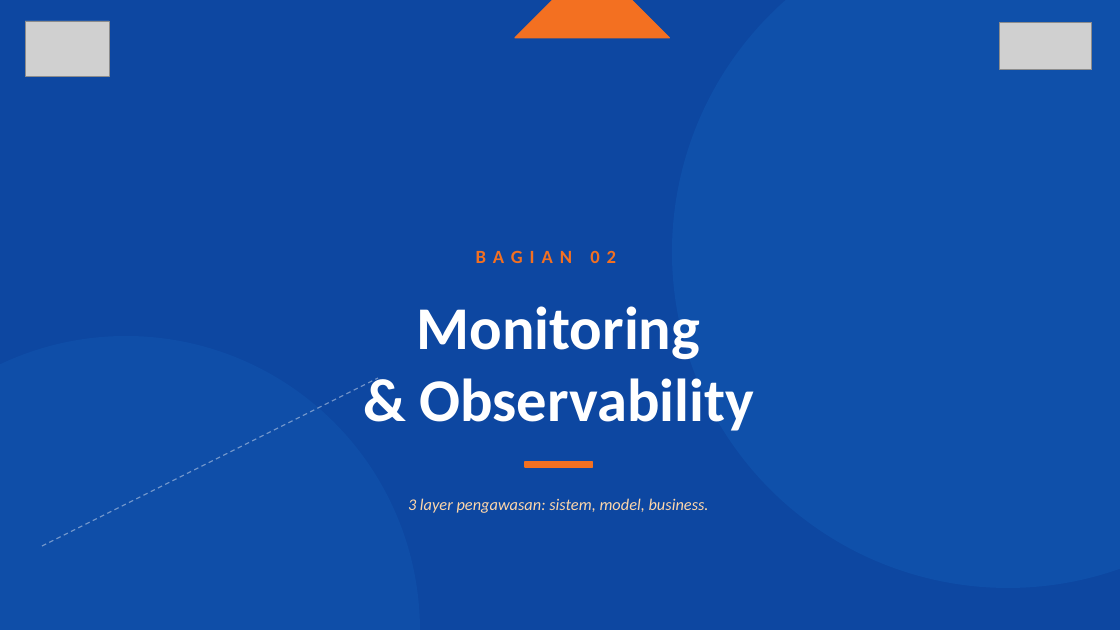
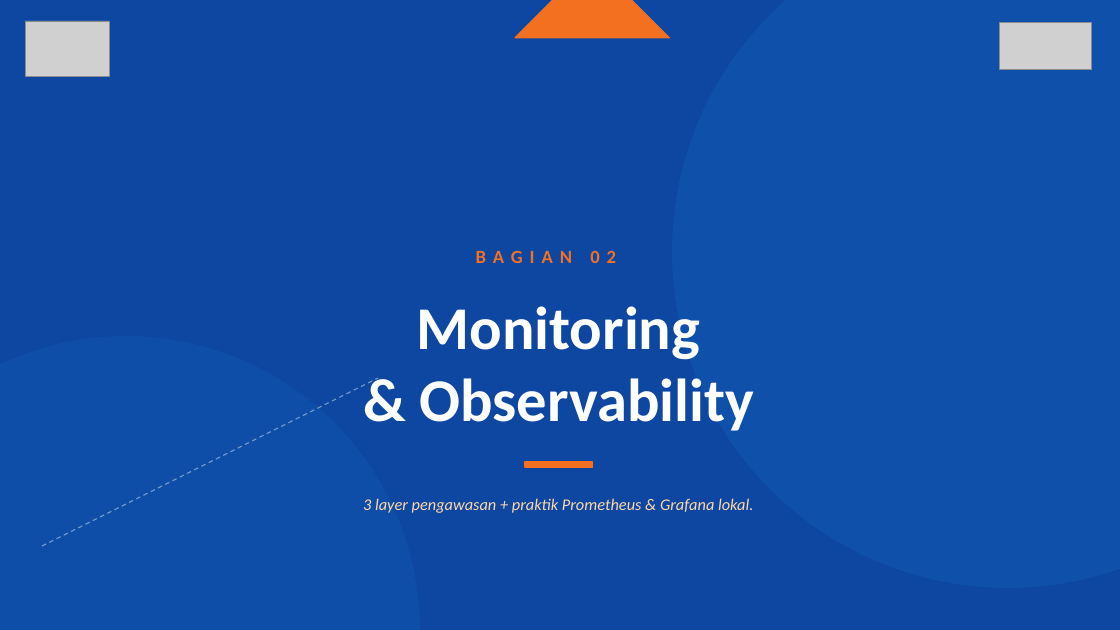
Before and after one commit to SeedFlora/meet10CloudService, a slide deck: slide 7 of slides/Teori_Pertemuan_10.pptx. Drawn at 1120x630 pixels with LibreOffice and Linux fonts; fonts in the diff are those of the drawing; grey boxes stand for pictures. Boxes give left, top, right and bottom in pixels: in the first picture for what was removed or moved away, otherwise in the second. Text is boxed around its words. In the diff, an @@ line names an element or a change of style, - is before the commit and + after.

```diff
--- a/slides/Teori_Pertemuan_10.pptx
+++ b/slides/Teori_Pertemuan_10.pptx
@@ text at (363,498,753,513): text changed @@
-3 layer pengawasan: sistem, model, business.
+3 layer pengawasan + praktik Prometheus & Grafana lokal.
```
Also in this commit, not shown: 22 other slides changed, 9 slides added, 16 other files.
